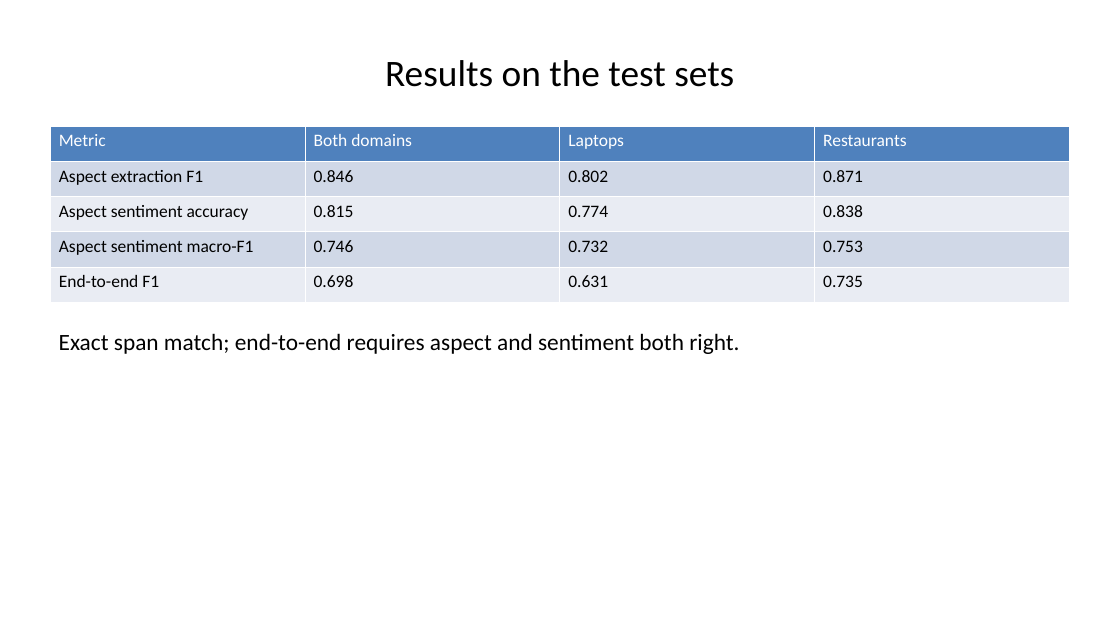
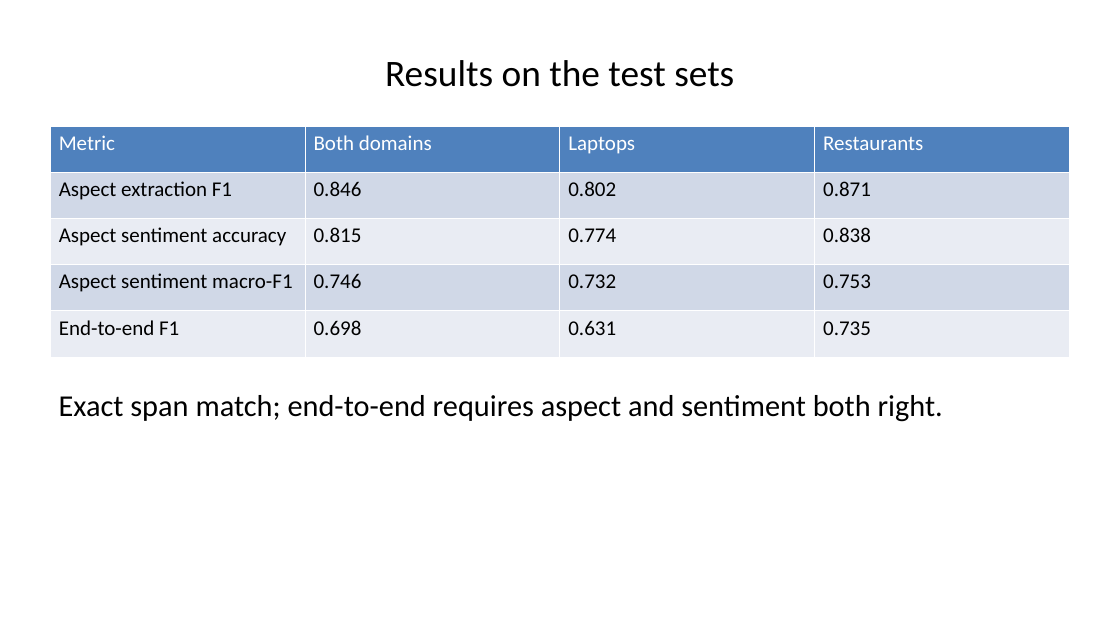
Before and after one commit to loki1948/ABSA-Product-Review-Analysis, a slide deck: slide 12 of docs/submission/ABSA_Presentation.pptx (slide 8 before the commit). Drawn at 1120x630 pixels with LibreOffice and Linux fonts; fonts in the diff are those of the drawing. Boxes give left, top, right and bottom in pixels: in the first picture for what was removed or moved away, otherwise in the second. Text is boxed around its words. In the diff, an @@ line names an element or a change of style, - is before the commit and + after.

```diff
--- a/docs/submission/ABSA_Presentation.pptx
+++ b/docs/submission/ABSA_Presentation.pptx
@@ table at (50,126,1069,357) @@
@@ size 15 to 18 pt @@
@@ text "Exact span match; end-to-end requires ...": place and size @@
-text "Exact span match; end-to-end requires ..." at (59,333,739,354)
+text "Exact span match; end-to-end requires ..." at (59,395,943,422)
@@ text "Exact span match; end-to-end requires ..." at (59,395,943,422): size 20 to 26 pt @@
```
Also in this commit, not shown: 16 other slides changed, 25 other files.
